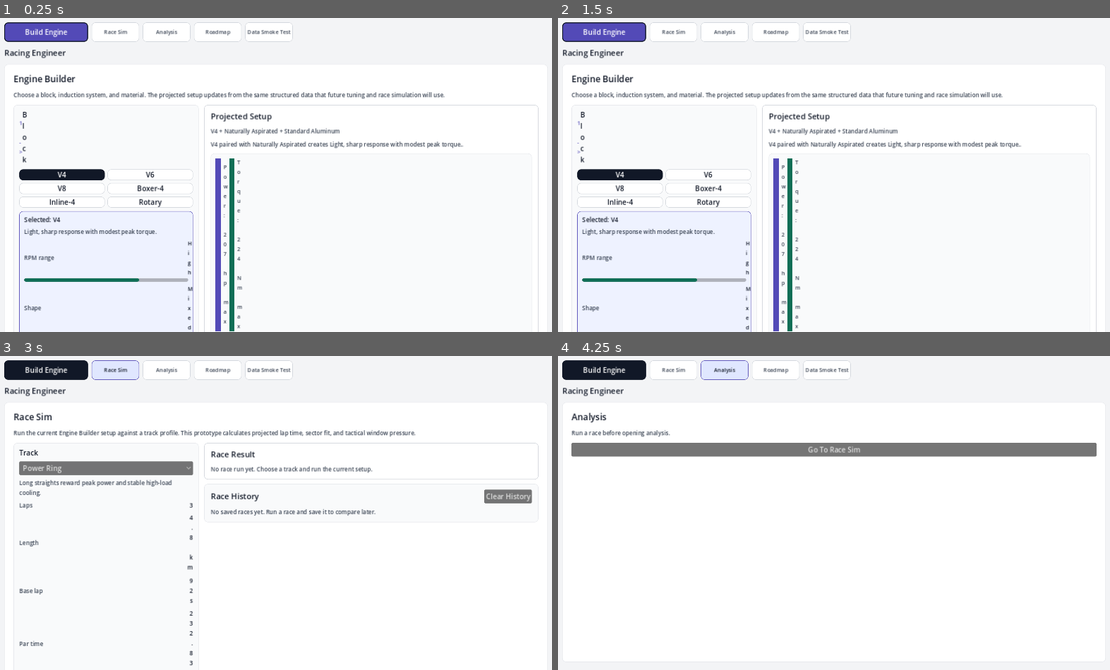
Above: before the commit, frames 1-4 (two rows, left to right).
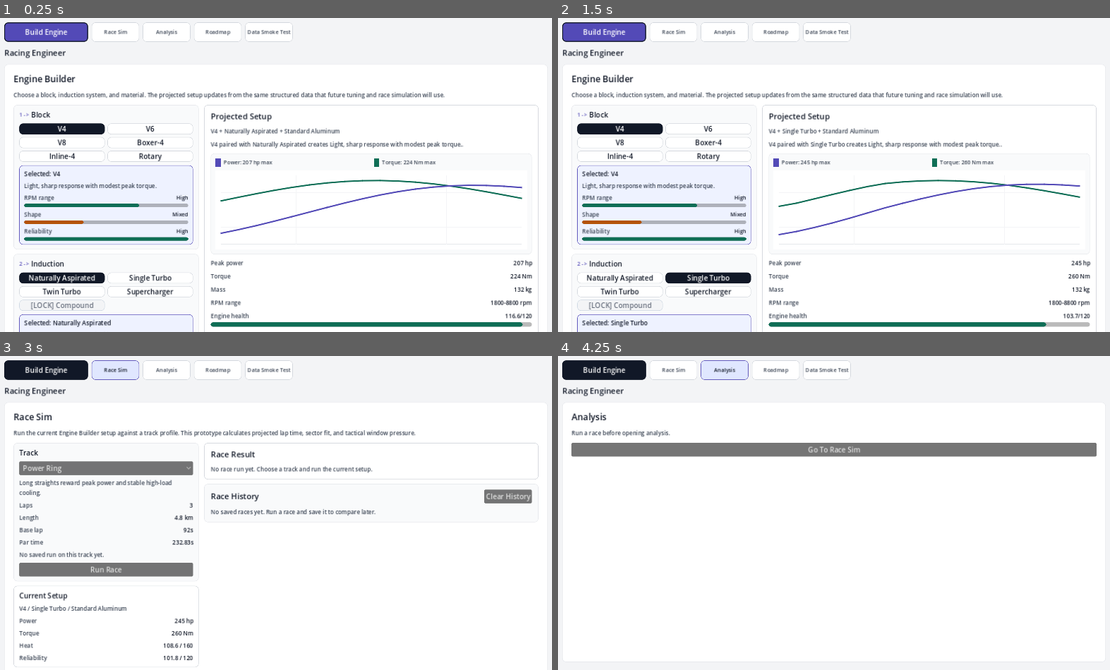
Above: after the commit, the same moments.

Repository: k15974973/racing-engineer
Game: Godot game, scene res://scenes/Main.tscn
Two runs of this game, one before a commit and one after it. Both use one fixed random seed, a clock stepped at 60 frames per second and the inputs below.
Inputs (mouse positions are in pixels of both pictures, inside the frame that each line leads up to):
- Up to frame 1 (0.25 s): no input
- Up to frame 2 (1.5 s): click (707, 278) at 0.5 s, where only the run after the commit has a clickable "Single Turbo"; click (707, 278) at 1.25 s, where only the run after the commit has a clickable "Single Turbo"
- Up to frame 3 (3 s): click "Build Engine" at 2 s; click "Race Sim" at 2.75 s
- Up to frame 4 (4.25 s): click "Analysis" at 3.5 s

The runs differ from the first frame. In frame 1, 9.1% of the frame differs, in the area x 3-97%, y 29-100%; in frame 2, 9.7%; in frame 3, 2.6%; in frame 4, nothing differs.

Commit message:
Fix wrapped metric labels

Diff:
--- a/scripts/ui/main.gd
+++ b/scripts/ui/main.gd
@@ -2184,24 +2184,31 @@
 func _legend_item(name: String, color: Color, value: String) -> HBoxContainer:
 	var row := HBoxContainer.new()
 	row.add_theme_constant_override("separation", 6)
+	row.custom_minimum_size = Vector2(150, 0)
+	row.size_flags_horizontal = Control.SIZE_EXPAND_FILL
 
 	var swatch := ColorRect.new()
 	swatch.color = color
 	swatch.custom_minimum_size = Vector2(12, 12)
 	row.add_child(swatch)
 
-	row.add_child(_label("%s: %s" % [name, value], 12, Color.html("#374151")))
+	var text := _single_line_label("%s: %s" % [name, value], 12, Color.html("#374151"))
+	text.size_flags_horizontal = Control.SIZE_EXPAND_FILL
+	row.add_child(text)
 	return row
 
 func _metric_row(name: String, value: String) -> HBoxContainer:
 	var row := HBoxContainer.new()
 	row.add_theme_constant_override("separation", 10)
-
-	var label := _body_text(name)
+	row.size_flags_horizontal = Control.SIZE_EXPAND_FILL
+
+	var label := _single_line_label(name, 13, Color.html("#374151"))
+	label.custom_minimum_size = Vector2(104, 0)
 	label.size_flags_horizontal = Control.SIZE_EXPAND_FILL
 	row.add_child(label)
 
-	var amount := _label(value, 13, Color.html("#111827"))
+	var amount := _single_line_label(value, 13, Color.html("#111827"))
+	amount.custom_minimum_size = Vector2(92, 0)
 	amount.horizontal_alignment = HORIZONTAL_ALIGNMENT_RIGHT
 	row.add_child(amount)
 	return row
@@ -3601,12 +3608,19 @@
 	var color := Color.html("#065F46") if ok else Color.html("#9F1239")
 	return _label(text, 14, color)
 
+func _single_line_label(text: String, size: int, color: Color) -> Label:
+	var label := _label(text, size, color)
+	label.autowrap_mode = TextServer.AUTOWRAP_OFF
+	label.clip_text = false
+	return label
+
 func _label(text: String, size: int, color: Color) -> Label:
 	var label := Label.new()
 	label.text = text
 	label.add_theme_font_size_override("font_size", size)
 	label.add_theme_color_override("font_color", color)
-	label.autowrap_mode = TextServer.AUTOWRAP_WORD_SMART
+	label.autowrap_mode = TextServer.AUTOWRAP_OFF
+	label.clip_text = false
 	return label
 
 func _panel_style(background: Color, border: Color, border_width: int = 1) -> StyleBoxFlat:
--- /dev/null
+++ b/tests/phase_3_layout_readability_smoke.gd
@@ -0,0 +1,139 @@
+extends SceneTree
+
+const MAIN_SCENE_PATH := "res://scenes/Main.tscn"
+const VIEW_ENGINE_BUILDER := "engine_builder"
+const VIEW_RACE_SIM := "race_sim"
+const BUILDER_SHOT := "user://phase_3_engine_builder_readability.png"
+const RACE_SHOT := "user://phase_3_race_sim_readability.png"
+
+var _main: Control
+var _builder_screenshot := "skipped"
+var _race_screenshot := "skipped"
+
+func _init() -> void:
+	call_deferred("_run")
+
+func _run() -> void:
+	root.size = Vector2i(1280, 720)
+	var main_scene: PackedScene = load(MAIN_SCENE_PATH)
+	if main_scene == null:
+		_fail("Could not load Main scene.")
+		return
+
+	_main = main_scene.instantiate()
+	root.add_child(_main)
+	await process_frame
+	await process_frame
+
+	_main._show_view(VIEW_ENGINE_BUILDER)
+	await process_frame
+	await process_frame
+	if not _assert_builder_labels():
+		return
+	if not _save_screenshot(BUILDER_SHOT):
+		return
+
+	_main._show_view(VIEW_RACE_SIM)
+	_main._run_race_sim()
+	await process_frame
+	await process_frame
+	if not _assert_race_labels():
+		return
+	if not _save_screenshot(RACE_SHOT):
+		return
+
+	_restore()
+	print("PHASE_3_LAYOUT_READABILITY_OK builder=%s race=%s" % [_builder_screenshot, _race_screenshot])
+	quit(0)
+
+func _assert_builder_labels() -> bool:
+	var power_labels := _find_labels_containing(_main, "Power:")
+	var found_power_legend := false
+	for label in power_labels:
+		if label.text.find("hp max") == -1:
+			continue
+		found_power_legend = true
+		if not _assert_single_line_label(label, "builder power legend"):
+			return false
+
+	var torque_labels := _find_labels_containing(_main, "Torque:")
+	var found_torque_legend := false
+	for label in torque_labels:
+		if label.text.find("Nm max") == -1:
+			continue
+		found_torque_legend = true
+		if not _assert_single_line_label(label, "builder torque legend"):
+			return false
+
+	if not found_power_legend:
+		_fail("Could not find builder Power legend label.")
+		return false
+	if not found_torque_legend:
+		_fail("Could not find builder Torque legend label.")
+		return false
+	return true
+
+func _assert_race_labels() -> bool:
+	for text in ["Laps", "Length", "Base lap", "Par time"]:
+		var label := _find_label_exact(_main, text)
+		if label == null:
+			_fail("Could not find race stat label %s." % text)
+			return false
+		if not _assert_single_line_label(label, "race stat %s" % text):
+			return false
+	return true
+
+func _assert_single_line_label(label: Label, label_name: String) -> bool:
+	if label.autowrap_mode != TextServer.AUTOWRAP_OFF:
+		_fail("%s should disable autowrap." % label_name)
+		return false
+	if label.size.y > 26.0:
+		_fail("%s appears wrapped vertically. text=%s size=%s" % [label_name, label.text, label.size])
+		return false
+	if label.size.x < 20.0:
+		_fail("%s has collapsed width. text=%s size=%s" % [label_name, label.text, label.size])
+		return false
+	return true
+
+func _save_screenshot(path: String) -> bool:
+	if DisplayServer.get_name() == "headless":
+		return true
+	var image := root.get_texture().get_image()
+	if image == null:
+		return true
+	var error := image.save_png(path)
+	if error != OK:
+		_fail("Could not save screenshot %s error=%s" % [path, error])
+		return false
+	if path == BUILDER_SHOT:
+		_builder_screenshot = ProjectSettings.globalize_path(path)
+	else:
+		_race_screenshot = ProjectSettings.globalize_path(path)
+	return true
+
+func _find_label_exact(node: Node, text: String) -> Label:
+	if node is Label and (node as Label).text == text:
+		return node as Label
+	for child in node.get_children():
+		var result := _find_label_exact(child, text)
+		if result != null:
+			return result
+	return null
+
+func _find_labels_containing(node: Node, text: String) -> Array:
+	var result: Array = []
+	if node is Label and (node as Label).text.find(text) != -1:
+		result.append(node as Label)
+	for child in node.get_children():
+		result.append_array(_find_labels_containing(child, text))
+	return result
+
+func _restore() -> void:
+	if is_instance_valid(_main):
+		_main.queue_free()
+		_main = null
+
+func _fail(message: String) -> void:
+	_restore()
+	push_error(message)
+	quit(1)
Not shown, changed: README.md
